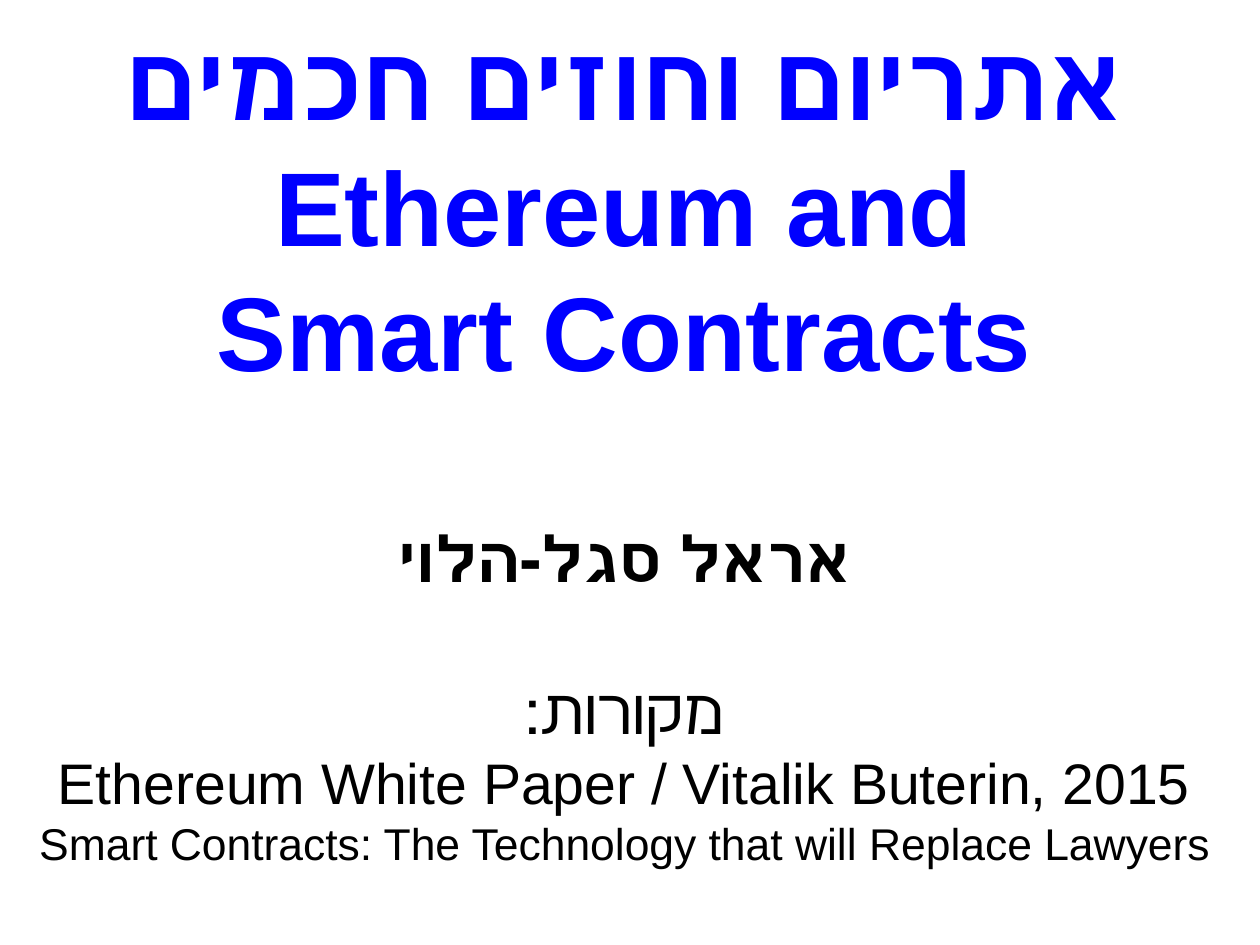
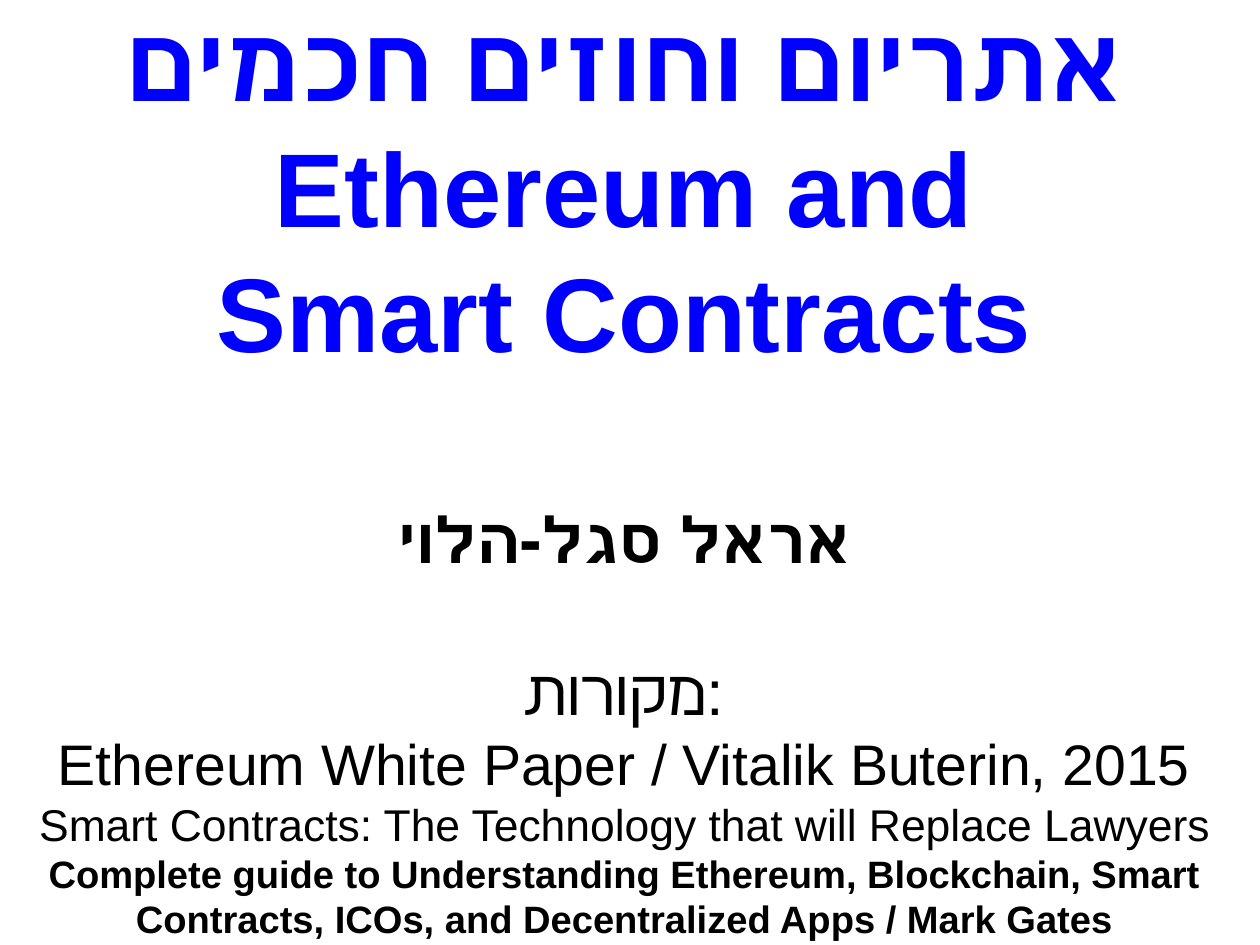
Before and after one commit to erelsgl-at-ariel/algorithms2m-5778, a slide deck: slide 1 of week12-ether/slides.odp. Drawn at 1260x945 pixels with LibreOffice and Linux fonts; fonts in the diff are those of the drawing. Boxes give left, top, right and bottom in pixels: in the first picture for what was removed or moved away, otherwise in the second. Text is boxed around its words. In the diff, an @@ line names an element or a change of style, - is before the commit and + after.

```diff
--- a/week12-ether/slides.odp
+++ b/week12-ether/slides.odp
@@ title at bbox=[39, 38, 1209, 941]: text changed; size 28 to 24 pt; bold on @@
-אתריום וחוזים חכמים
-Ethereum and
-Smart Contracts
-אראל סגל-הלוי
-מקורות:
-Ethereum White Paper / Vitalik Buterin, 2015
-Smart Contracts: The Technology that will Replace Lawyers
+אתריום וחוזים חכמים
+Ethereum and
+Smart Contracts
+אראל סגל-הלוי
+מקורות:
+Ethereum White Paper / Vitalik Buterin, 2015
+Smart Contracts: The Technology that will Replace Lawyers
+Complete guide to Understanding Ethereum, Blockchain, Smart Contracts, ICOs, and Decentralized Apps / Mark Gates
```
